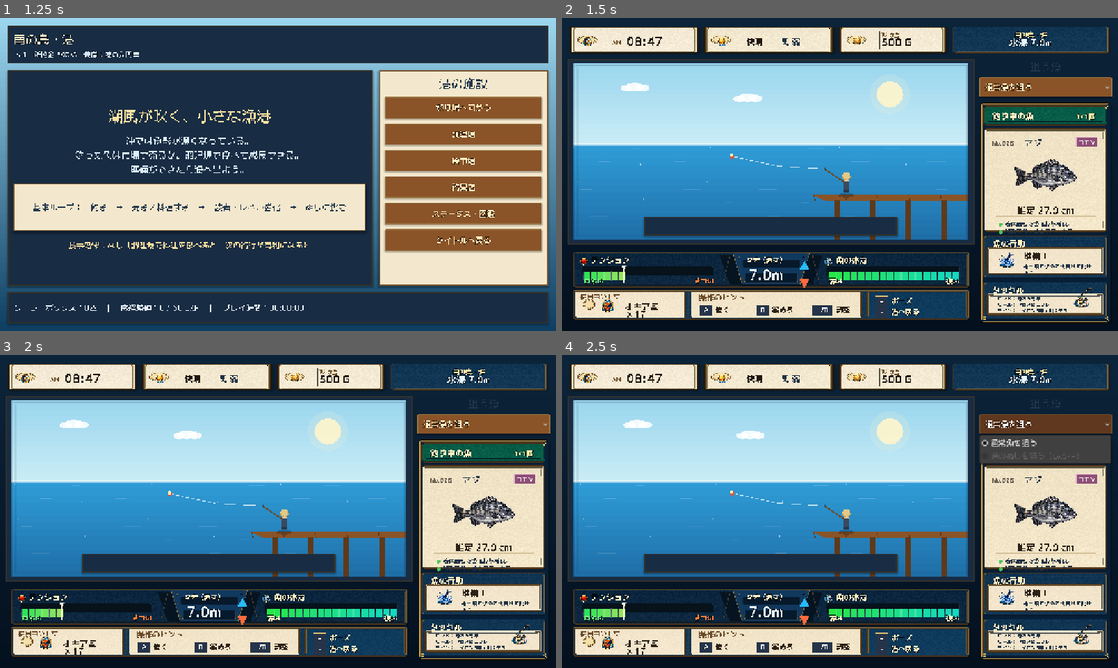
Above: before the commit, frames 1-4 (two rows, left to right).
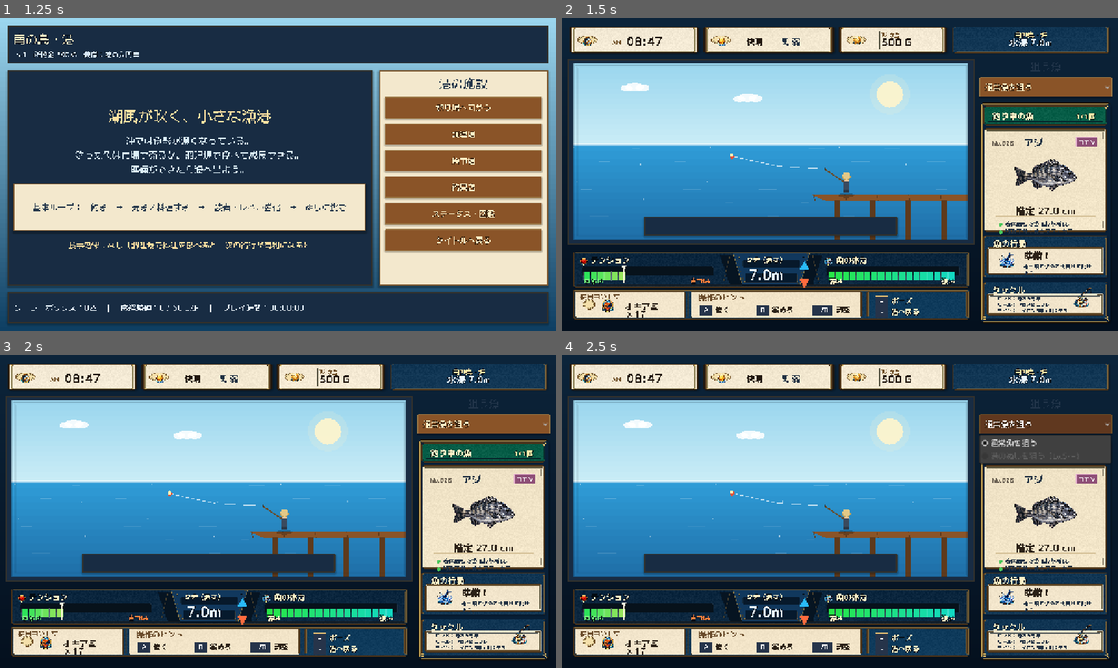
Above: after the commit, the same moments.

Repository: RYUKOU-OKUMURA/tsuri_quest_umi_mvp
Game: Godot game, scene res://scenes/main.tscn
Two runs of this game, one before a commit and one after it. Both use one fixed random seed, a clock stepped at 60 frames per second and the inputs below.
Inputs:
- Up to frame 1 (1.25 s): click "ゲームを始める" at 0.5 s
- Up to frame 2 (1.5 s): click "釣り場へ向かう" at 1.25 s
- Up to frame 3 (2 s): no input
- Up to frame 4 (2.5 s): click "通常魚を狙う" at 2 s

Frame 1 is identical in both runs. In frame 2, 0.6% of the frame differs, in the area x 23-93%, y 38-88%; in frame 3, 0.6%; in frame 4, 0.6%.

Commit message:
Tune fight HUD labels and sidebar type

Diff:
--- a/src/ui/components/fight_hud.gd
+++ b/src/ui/components/fight_hud.gd
@@ -135,10 +135,11 @@
 	var bar := Rect2(rect.position + Vector2(24.0, bar_y), Vector2(rect.size.x - 58.0, 26.0 if _hud_frame == null else 24.0))
 	_draw_segment_gauge(bar, ratio, safe_min, safe_max, true)
 	var label_size := 16 if _hud_frame == null else 15
+	var right_label_margin := 24.0 if _hud_frame == null else 34.0
 	_draw_text(font, "ゆるい", rect.position + Vector2(24.0, rect.size.y - 8.0), label_size, Color("#72f47d"), 2)
 	var tight := "きつい"
 	var tight_w := font.get_string_size(tight, HORIZONTAL_ALIGNMENT_LEFT, -1, label_size).x
-	_draw_text(font, tight, rect.position + Vector2(rect.size.x - tight_w - 24.0, rect.size.y - 8.0), label_size, Color("#ff823e"), 2)
+	_draw_text(font, tight, rect.position + Vector2(rect.size.x - tight_w - right_label_margin, rect.size.y - 8.0), label_size, Color("#ff823e"), 2)
 
 
 func _draw_depth(font: Font, rect: Rect2) -> void:
@@ -172,13 +173,14 @@
 	var ratio := 1.0
 	if simulator != null:
 		ratio = simulator.fish_stamina_ratio()
-	var bar := Rect2(rect.position + Vector2(24.0, bar_y), Vector2(rect.size.x - 48.0, 26.0 if _hud_frame == null else 24.0))
+	var bar := Rect2(rect.position + Vector2(24.0, bar_y), Vector2(rect.size.x - (48.0 if _hud_frame == null else 58.0), 26.0 if _hud_frame == null else 24.0))
 	_draw_segment_gauge(bar, ratio, 0.0, 1.0, false)
 	var label_size := 16 if _hud_frame == null else 15
+	var right_label_margin := 24.0 if _hud_frame == null else 34.0
 	_draw_text(font, "弱い", rect.position + Vector2(24.0, rect.size.y - 8.0), label_size, Color("#fff1c7"), 2)
 	var strong := "強い"
 	var strong_w := font.get_string_size(strong, HORIZONTAL_ALIGNMENT_LEFT, -1, label_size).x
-	_draw_text(font, strong, rect.position + Vector2(rect.size.x - strong_w - 24.0, rect.size.y - 8.0), label_size, Color("#fff1c7"), 2)
+	_draw_text(font, strong, rect.position + Vector2(rect.size.x - strong_w - right_label_margin, rect.size.y - 8.0), label_size, Color("#fff1c7"), 2)
 
 
 func _draw_bottom_controls(font: Font, rect: Rect2) -> void:
--- a/src/ui/components/fight_sidebar.gd
+++ b/src/ui/components/fight_sidebar.gd
@@ -94,7 +94,7 @@
 	var rarity := String(fish_data.get("rarity", "レア"))
 	var no_text := "No.028"
 	_draw_text(font, no_text, inner.position + Vector2(0.0, 26.0), 14, Color("#6b6153"), 0)
-	_draw_text(font, _display_fish_name(fish_name), inner.position + Vector2(74.0, 28.0), 20, Palette.TEXT_DARK, 0)
+	_draw_text(font, _display_fish_name(fish_name), inner.position + Vector2(74.0, 28.0), 21 if _sidebar_frame != null else 20, Palette.TEXT_DARK, 0)
 	_draw_rarity_tag(font, Rect2(inner.position + Vector2(inner.size.x - 52.0, 8.0), Vector2(48.0, 22.0)), rarity)
 
 	var fish_rect := Rect2(
@@ -108,7 +108,7 @@
 	var divider_y := fish_rect.end.y + (9.0 if _sidebar_frame != null else 6.0)
 	draw_line(Vector2(inner.position.x + 8.0, divider_y), Vector2(inner.end.x - 8.0, divider_y), Color("#c9b486"), 1.0)
 	var estimate := (float(fish_data.get("size_min", 0.0)) + float(fish_data.get("size_max", 0.0))) * 0.5
-	var estimate_size := 21 if _sidebar_frame != null else 23
+	var estimate_size := 22 if _sidebar_frame != null else 23
 	_draw_centered_text(font, "推定 %.1f cm" % estimate, Rect2(inner.position.x, divider_y + 8.0, inner.size.x, 30.0), estimate_size, Color("#2b2117"), 0)
 	var desc_y := divider_y + 44.0
 	draw_line(Vector2(inner.position.x + 8.0, desc_y - 10.0), Vector2(inner.end.x - 8.0, desc_y - 10.0), Color("#d6c299"), 1.0)
@@ -122,7 +122,7 @@
 
 func _draw_action_card(font: Font, rect: Rect2) -> void:
 	_draw_panel(rect, Color("#0d3a62"), Palette.GOLD, Palette.GOLD_BRIGHT)
-	_draw_text(font, "魚の行動", rect.position + Vector2(16.0, 27.0), 18, Palette.TEXT_BONE, 3)
+	_draw_text(font, "魚の行動", rect.position + Vector2(16.0, 27.0), 19 if _sidebar_frame != null else 18, Palette.TEXT_BONE, 3)
 	var body := Rect2(rect.position + Vector2(10.0, 33.0), rect.size - Vector2(20.0, 42.0))
 	if _sidebar_frame != null:
 		body = Rect2(rect.position + Vector2(14.0, rect.size.y * 0.29), rect.size - Vector2(28.0, rect.size.y * 0.37))
@@ -134,13 +134,13 @@
 		message = simulator.action_message
 	var icon_size := 50.0 if _sidebar_frame != null else 58.0
 	_draw_action_icon(body.position + Vector2(34.0, body.size.y * 0.54), icon_size)
-	_draw_text(font, "%s！" % action, body.position + Vector2(72.0, 28.0), 20, Color("#2b2117"), 0)
+	_draw_text(font, "%s！" % action, body.position + Vector2(72.0, 28.0), 21 if _sidebar_frame != null else 20, Color("#2b2117"), 0)
 	_draw_wrapped(font, message, body.position + Vector2(72.0, 36.0), body.size.x - 82.0, 12 if _sidebar_frame != null else 11, Palette.TEXT_DARK, 2)
 
 
 func _draw_tackle_card(font: Font, rect: Rect2) -> void:
 	_draw_panel(rect, Color("#0d3a62"), Palette.GOLD, Palette.GOLD_BRIGHT)
-	_draw_text(font, "タックル", rect.position + Vector2(14.0, 26.0), 18, Palette.TEXT_BONE, 3)
+	_draw_text(font, "タックル", rect.position + Vector2(14.0, 26.0), 19 if _sidebar_frame != null else 18, Palette.TEXT_BONE, 3)
 	var body := Rect2(rect.position + Vector2(10.0, 32.0), rect.size - Vector2(20.0, 38.0))
 	if _sidebar_frame != null:
 		body = Rect2(rect.position + Vector2(14.0, rect.size.y * 0.30), rect.size - Vector2(28.0, rect.size.y * 0.37))
Not shown, changed: design-qa.md
Not shown, changed: docs/11_underwater_fight_showcase.md
